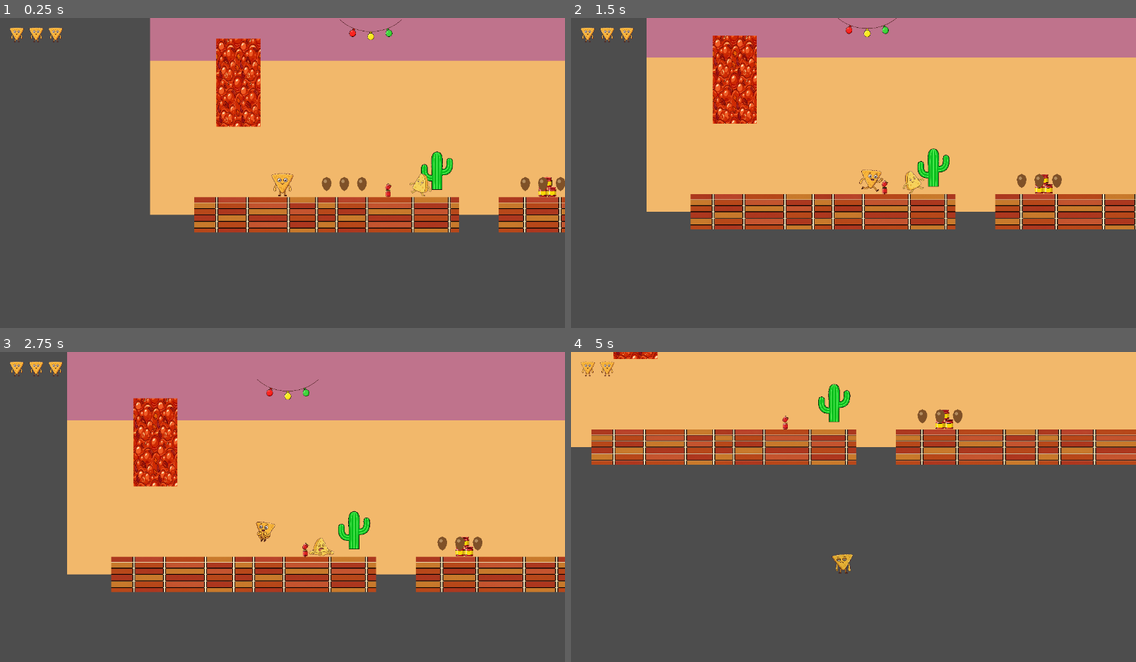
Above: before the commit, frames 1-4 (two rows, left to right).
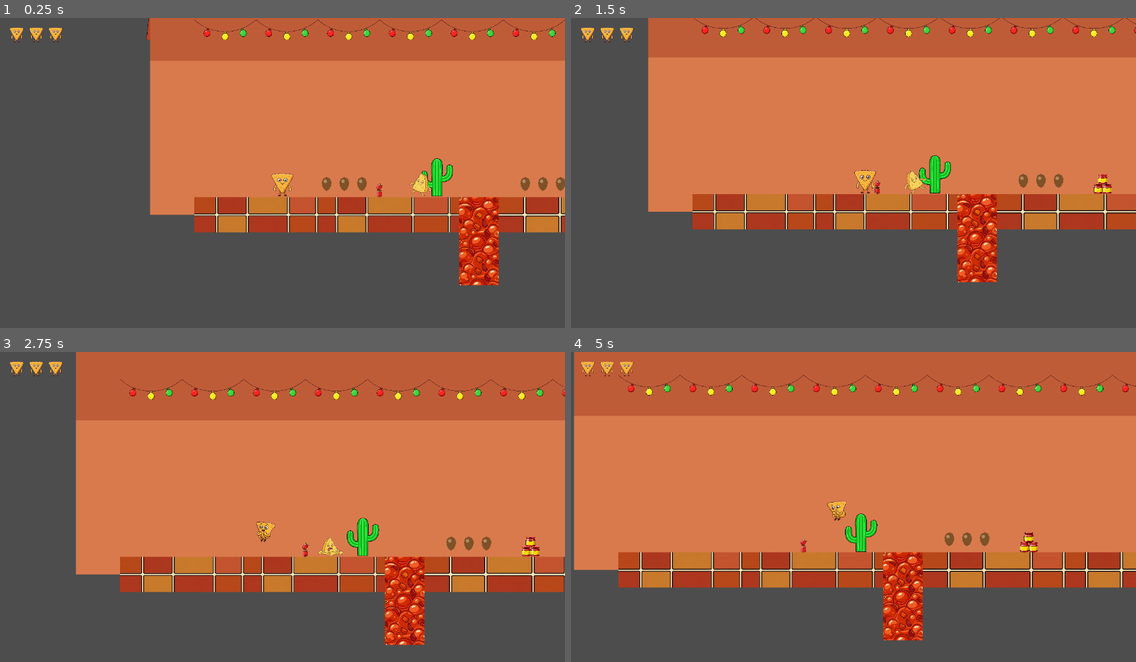
Above: after the commit, the same moments.

Repository: polkfarody/cornchipday
Game: Godot game, scene res://scenes/Level1.tscn
Two runs of this game, one before a commit and one after it. Both use one fixed random seed, a clock stepped at 60 frames per second and the inputs below.
Inputs:
- Up to frame 1 (0.25 s): no input
- Up to frame 2 (1.5 s): tap Enter (ui_accept) at 0.5, 0.77 s; hold Right (ui_right) from 0.53 s (still down)
- Up to frame 3 (2.75 s): tap Enter (ui_accept) at 1.52 s; release Right (ui_right) at 2.03 s; hold Left (ui_left) from 2.03 s (still down)
- Up to frame 4 (5 s): release Left (ui_left) at 2.78 s; hold Right (ui_right) 2.78-4.28 s; tap Enter (ui_accept) at 3.02, 3.77, 4.52 s; hold Left (ui_left) from 4.28 s (still down)

The runs differ from the first frame. In frame 1, 48% of the frame differs, in the area x 25-100%, y 0-87%; in frame 2, 56%; in frame 3, 66%; in frame 4, 76%, in the area x 0-100%, y 0-94%.

Commit message:
Fix env-art wiring bugs and add collision/edge-aware enemy patrol
- Hazard fill: removed redundant position= that was silently overriding the
  offset_* placement, leaving it near world origin instead of in the gap
- Ground/hazard TextureRects: stretch_mode=6 (keep-aspect-covered) instead of
  the default non-uniform stretch that was warping the tile pattern
- Window parallax: dropped layer=-1 (a separate compositing layer drawn
  behind literally everything, not just gameplay); bumped window scale
- Recolored the flat sky bands to match the window art's own adobe/kitchen
  wall tones -- the window's background art already implies an interior
  wall, so a disconnected blue "sky" band in front of it made no sense
- Cactus/chip scenery: corrected Sprite2D's center-anchor so they actually
  touch the ground line instead of floating
- String lights: replaced 4 sparse clusters with a continuous edge-to-edge
  strand (29 sprites) spanning the level
- Repositioned 2 jump obstacles per level that overlapped existing bean
  tokens or sat inside an enemy's default patrol range
- boss.gd: enemies now turn around on hitting a solid obstacle
  (get_slide_collision_count()) and before walking off a platform edge (a
  short raycast checks for floor ahead), instead of only ever turning at a
  fixed distance from spawn -- shared by all 5 enemy/boss scenes, no scene
  changes needed

Diff:
--- a/scenes/Level1.tscn
+++ b/scenes/Level1.tscn
@@ -57,85 +57,209 @@
 offset_top = -600.0
 offset_right = 3900.0
 offset_bottom = -250.0
-color = Color(0.22, 0.22, 0.5, 1)
+color = Color(0.62, 0.28, 0.18, 1)
 
 [node name="SkyMid" type="ColorRect" parent="."]
 offset_left = -200.0
 offset_top = -250.0
 offset_right = 3900.0
 offset_bottom = 50.0
-color = Color(0.75, 0.45, 0.55, 1)
+color = Color(0.75, 0.36, 0.22, 1)
 
 [node name="SkyHorizon" type="ColorRect" parent="."]
 offset_left = -200.0
 offset_top = 50.0
 offset_right = 3900.0
 offset_bottom = 400.0
-color = Color(0.95, 0.72, 0.42, 1)
+color = Color(0.85, 0.48, 0.3, 1)
 
 [node name="WindowParallax" type="ParallaxBackground" parent="."]
-layer = -1
 
 [node name="WindowLayer" type="ParallaxLayer" parent="WindowParallax"]
 motion_scale = Vector2(0.4, 0.4)
 
 [node name="Window1" type="Sprite2D" parent="WindowParallax/WindowLayer"]
 position = Vector2(300, -80)
-scale = Vector2(0.2344, 0.2344)
+scale = Vector2(0.2865, 0.2865)
 texture = ExtResource("19_window_view")
 
 [node name="Window2" type="Sprite2D" parent="WindowParallax/WindowLayer"]
 position = Vector2(1300, -80)
-scale = Vector2(0.2344, 0.2344)
+scale = Vector2(0.2865, 0.2865)
 texture = ExtResource("19_window_view")
 
 [node name="Window3" type="Sprite2D" parent="WindowParallax/WindowLayer"]
 position = Vector2(2300, -80)
-scale = Vector2(0.2344, 0.2344)
+scale = Vector2(0.2865, 0.2865)
 texture = ExtResource("19_window_view")
 
 [node name="Window4" type="Sprite2D" parent="WindowParallax/WindowLayer"]
 position = Vector2(3300, -80)
-scale = Vector2(0.2344, 0.2344)
+scale = Vector2(0.2865, 0.2865)
 texture = ExtResource("19_window_view")
 
 [node name="Cactus1" type="Sprite2D" parent="."]
-position = Vector2(450, 300)
+position = Vector2(450, 315.1)
 scale = Vector2(0.15, 0.15)
 texture = ExtResource("17_cactus")
 
 [node name="Cactus2" type="Sprite2D" parent="."]
-position = Vector2(1200, 300)
+position = Vector2(1200, 315.1)
 scale = Vector2(0.15, 0.15)
 texture = ExtResource("17_cactus")
 
 [node name="Cactus3" type="Sprite2D" parent="."]
-position = Vector2(2400, 300)
+position = Vector2(2400, 315.1)
 scale = Vector2(0.15, 0.15)
 texture = ExtResource("17_cactus")
 
 [node name="Cactus4" type="Sprite2D" parent="."]
-position = Vector2(3150, 300)
+position = Vector2(3150, 315.1)
 scale = Vector2(0.15, 0.15)
 texture = ExtResource("17_cactus")
 
-[node name="LightCluster1" type="Sprite2D" parent="."]
-position = Vector2(300, -20)
-scale = Vector2(0.0994, 0.0994)
-texture = ExtResource("18_string_lights")
-
-[node name="LightCluster2" type="Sprite2D" parent="."]
-position = Vector2(1000, -20)
-scale = Vector2(0.0994, 0.0994)
-texture = ExtResource("18_string_lights")
-
-[node name="LightCluster3" type="Sprite2D" parent="."]
-position = Vector2(1700, -20)
-scale = Vector2(0.0994, 0.0994)
-texture = ExtResource("18_string_lights")
-
-[node name="LightCluster4" type="Sprite2D" parent="."]
-position = Vector2(2400, -20)
+[node name="Light1" type="Sprite2D" parent="."]
+position = Vector2(-30.0, -20)
+scale = Vector2(0.0994, 0.0994)
+texture = ExtResource("18_string_lights")
+
+[node name="Light2" type="Sprite2D" parent="."]
+position = Vector2(110.0, -20)
+scale = Vector2(0.0994, 0.0994)
+texture = ExtResource("18_string_lights")
+
+[node name="Light3" type="Sprite2D" parent="."]
+position = Vector2(250.0, -20)
+scale = Vector2(0.0994, 0.0994)
+texture = ExtResource("18_string_lights")
+
+[node name="Light4" type="Sprite2D" parent="."]
+position = Vector2(390.0, -20)
+scale = Vector2(0.0994, 0.0994)
+texture = ExtResource("18_string_lights")
+
+[node name="Light5" type="Sprite2D" parent="."]
+position = Vector2(530.0, -20)
+scale = Vector2(0.0994, 0.0994)
+texture = ExtResource("18_string_lights")
+
+[node name="Light6" type="Sprite2D" parent="."]
+position = Vector2(670.0, -20)
+scale = Vector2(0.0994, 0.0994)
+texture = ExtResource("18_string_lights")
+
+[node name="Light7" type="Sprite2D" parent="."]
+position = Vector2(810.0, -20)
+scale = Vector2(0.0994, 0.0994)
+texture = ExtResource("18_string_lights")
+
+[node name="Light8" type="Sprite2D" parent="."]
+position = Vector2(950.0, -20)
+scale = Vector2(0.0994, 0.0994)
+texture = ExtResource("18_string_lights")
+
+[node name="Light9" type="Sprite2D" parent="."]
+position = Vector2(1090.0, -20)
+scale = Vector2(0.0994, 0.0994)
+texture = ExtResource("18_string_lights")
+
+[node name="Light10" type="Sprite2D" parent="."]
+position = Vector2(1230.0, -20)
+scale = Vector2(0.0994, 0.0994)
+texture = ExtResource("18_string_lights")
+
+[node name="Light11" type="Sprite2D" parent="."]
+position = Vector2(1370.0, -20)
+scale = Vector2(0.0994, 0.0994)
+texture = ExtResource("18_string_lights")
+
+[node name="Light12" type="Sprite2D" parent="."]
+position = Vector2(1510.0, -20)
+scale = Vector2(0.0994, 0.0994)
+texture = ExtResource("18_string_lights")
+
+[node name="Light13" type="Sprite2D" parent="."]
+position = Vector2(1650.0, -20)
+scale = Vector2(0.0994, 0.0994)
+texture = ExtResource("18_string_lights")
+
+[node name="Light14" type="Sprite2D" parent="."]
+position = Vector2(1790.0, -20)
+scale = Vector2(0.0994, 0.0994)
+texture = ExtResource("18_string_lights")
+
+[node name="Light15" type="Sprite2D" parent="."]
+position = Vector2(1930.0, -20)
+scale = Vector2(0.0994, 0.0994)
+texture = ExtResource("18_string_lights")
+
+[node name="Light16" type="Sprite2D" parent="."]
+position = Vector2(2070.0, -20)
+scale = Vector2(0.0994, 0.0994)
+texture = ExtResource("18_string_lights")
+
+[node name="Light17" type="Sprite2D" parent="."]
+position = Vector2(2210.0, -20)
+scale = Vector2(0.0994, 0.0994)
+texture = ExtResource("18_string_lights")
+
+[node name="Light18" type="Sprite2D" parent="."]
+position = Vector2(2350.0, -20)
+scale = Vector2(0.0994, 0.0994)
+texture = ExtResource("18_string_lights")
+
+[node name="Light19" type="Sprite2D" parent="."]
+position = Vector2(2490.0, -20)
+scale = Vector2(0.0994, 0.0994)
+texture = ExtResource("18_string_lights")
+
+[node name="Light20" type="Sprite2D" parent="."]
+position = Vector2(2630.0, -20)
+scale = Vector2(0.0994, 0.0994)
+texture = ExtResource("18_string_lights")
+
+[node name="Light21" type="Sprite2D" parent="."]
+position = Vector2(2770.0, -20)
+scale = Vector2(0.0994, 0.0994)
+texture = ExtResource("18_string_lights")
+
+[node name="Light22" type="Sprite2D" parent="."]
+position = Vector2(2910.0, -20)
+scale = Vector2(0.0994, 0.0994)
+texture = ExtResource("18_string_lights")
+
+[node name="Light23" type="Sprite2D" parent="."]
+position = Vector2(3050.0, -20)
+scale = Vector2(0.0994, 0.0994)
+texture = ExtResource("18_string_lights")
+
+[node name="Light24" type="Sprite2D" parent="."]
+position = Vector2(3190.0, -20)
+scale = Vector2(0.0994, 0.0994)
+texture = ExtResource("18_string_lights")
+
+[node name="Light25" type="Sprite2D" parent="."]
+position = Vector2(3330.0, -20)
+scale = Vector2(0.0994, 0.0994)
+texture = ExtResource("18_string_lights")
+
+[node name="Light26" type="Sprite2D" parent="."]
+position = Vector2(3470.0, -20)
+scale = Vector2(0.0994, 0.0994)
+texture = ExtResource("18_string_lights")
+
+[node name="Light27" type="Sprite2D" parent="."]
+position = Vector2(3610.0, -20)
+scale = Vector2(0.0994, 0.0994)
+texture = ExtResource("18_string_lights")
+
+[node name="Light28" type="Sprite2D" parent="."]
+position = Vector2(3750.0, -20)
+scale = Vector2(0.0994, 0.0994)
+texture = ExtResource("18_string_lights")
+
+[node name="Light29" type="Sprite2D" parent="."]
+position = Vector2(3890.0, -20)
 scale = Vector2(0.0994, 0.0994)
 texture = ExtResource("18_string_lights")
 
@@ -152,6 +276,7 @@
 offset_bottom = 40.0
 texture = ExtResource("15_ground_tile")
 expand_mode = 1
+stretch_mode = 6
 
 [node name="GroundB" type="StaticBody2D" parent="."]
 position = Vector2(935, 400)
@@ -166,6 +291,7 @@
 offset_bottom = 40.0
 texture = ExtResource("15_ground_tile")
 expand_mode = 1
+stretch_mode = 6
 
 [node name="GroundC" type="StaticBody2D" parent="."]
 position = Vector2(1725, 400)
@@ -180,6 +306,7 @@
 offset_bottom = 40.0
 texture = ExtResource("15_ground_tile")
 expand_mode = 1
+stretch_mode = 6
 
 [node name="GroundD" type="StaticBody2D" parent="."]
 position = Vector2(2535, 400)
@@ -194,6 +321,7 @@
 offset_bottom = 40.0
 texture = ExtResource("15_ground_tile")
 expand_mode = 1
+stretch_mode = 6
 
 [node name="GroundArena" type="StaticBody2D" parent="."]
 position = Vector2(3400, 400)
@@ -236,43 +364,43 @@
 polygon = PackedVector2Array(-12, 0, 12, 0, 0, 24)
 
 [node name="HazardFill1" type="TextureRect" parent="."]
-position = Vector2(545, 360)
-offset_left = -45.0
-offset_top = 0.0
-offset_right = 45.0
-offset_bottom = 200.0
+offset_left = 500.0
+offset_top = 360.0
+offset_right = 590.0
+offset_bottom = 560.0
 texture = ExtResource("16_hazard_fill")
 expand_mode = 1
+stretch_mode = 6
 
 [node name="HazardFill2" type="TextureRect" parent="."]
-position = Vector2(1325, 360)
-offset_left = -45.0
-offset_top = 0.0
-offset_right = 45.0
-offset_bottom = 200.0
+offset_left = 1280.0
+offset_top = 360.0
+offset_right = 1370.0
+offset_bottom = 560.0
 texture = ExtResource("16_hazard_fill")
 expand_mode = 1
+stretch_mode = 6
 
 [node name="HazardFill3" type="TextureRect" parent="."]
-position = Vector2(2125, 360)
-offset_left = -45.0
-offset_top = 0.0
-offset_right = 45.0
-offset_bottom = 200.0
+offset_left = 2080.0
+offset_top = 360.0
+offset_right = 2170.0
+offset_bottom = 560.0
 texture = ExtResource("16_hazard_fill")
 expand_mode = 1
+stretch_mode = 6
 
 [node name="HazardFill4" type="TextureRect" parent="."]
-position = Vector2(2950, 360)
-offset_left = -50.0
-offset_top = 0.0
-offset_right = 50.0
-offset_bottom = 200.0
+offset_left = 2900.0
+offset_top = 360.0
+offset_right = 3000.0
+offset_bottom = 560.0
 texture = ExtResource("16_hazard_fill")
 expand_mode = 1
+stretch_mode = 6
 
 [node name="JumpObstacleSmall1" type="StaticBody2D" parent="."]
-position = Vector2(340, 344)
+position = Vector2(320, 344)
 
 [node name="CollisionShape2D" type="CollisionShape2D" parent="JumpObstacleSmall1"]
 shape = SubResource("RectangleShape2D_obstacle_small")
@@ -282,7 +410,7 @@
 texture = ExtResource("12_obstacle_small")
 
 [node name="JumpObstacleMedium1" type="StaticBody2D" parent="."]
-position = Vector2(700, 337)
+position = Vector2(830, 337)
 
 [node name="CollisionShape2D" type="CollisionShape2D" parent="JumpObstacleMedium1"]
 shape = SubResource("RectangleShape2D_obstacle_medium")
--- a/scenes/Level2.tscn
+++ b/scenes/Level2.tscn
@@ -45,60 +45,59 @@
 offset_top = -600.0
 offset_right = 2300.0
 offset_bottom = -250.0
-color = Color(0.45, 0.3, 0.1, 1)
+color = Color(0.55, 0.38, 0.12, 1)
 
 [node name="SkyMid" type="ColorRect" parent="."]
 offset_left = -200.0
 offset_top = -250.0
 offset_right = 2300.0
 offset_bottom = 50.0
-color = Color(0.85, 0.65, 0.2, 1)
+color = Color(0.82, 0.62, 0.22, 1)
 
 [node name="SkyHorizon" type="ColorRect" parent="."]
 offset_left = -200.0
 offset_top = 50.0
 offset_right = 2300.0
 offset_bottom = 400.0
-color = Color(0.95, 0.88, 0.55, 1)
+color = Color(0.92, 0.8, 0.4, 1)
 
 [node name="WindowParallax" type="ParallaxBackground" parent="."]
-layer = -1
 
 [node name="WindowLayer" type="ParallaxLayer" parent="WindowParallax"]
 motion_scale = Vector2(0.4, 0.4)
 
 [node name="Window1" type="Sprite2D" parent="WindowParallax/WindowLayer"]
 position = Vector2(300, -80)
-scale = Vector2(0.1788, 0.1788)
+scale = Vector2(0.2185, 0.2185)
 texture = ExtResource("16_window_view")
 
 [node name="Window2" type="Sprite2D" parent="WindowParallax/WindowLayer"]
 position = Vector2(1300, -80)
-scale = Vector2(0.1788, 0.1788)
+scale = Vector2(0.2185, 0.2185)
 texture = ExtResource("16_window_view")
 
 [node name="Window3" type="Sprite2D" parent="WindowParallax/WindowLayer"]
 position = Vector2(2100, -80)
-scale = Vector2(0.1788, 0.1788)
+scale = Vector2(0.2185, 0.2185)
 texture = ExtResource("16_window_view")
 
 [node name="Chip1" type="Sprite2D" parent="."]
-position = Vector2(350, 300)
+position = Vector2(350, 325)
 scale = Vector2(0.0884, 0.0884)
 texture = ExtResource("14_chip")
 
 [node name="Chip2" type="Sprite2D" parent="."]
-position = Vector2(1000, 300)
+position = Vector2(1000, 325)
 scale = Vector2(0.0884, 0.0884)
 texture = ExtResource("14_chip")
 
 [node name="Chip3" type="Sprite2D" parent="."]
-position = Vector2(1600, 300)
+position = Vector2(1600, 325)
 scale = Vector2(0.0884, 0.0884)
 texture = ExtResource("14_chip")
 
 [node name="Chip4" type="Sprite2D" parent="."]
-position = Vector2(2000, 300)
+position = Vector2(2000, 325)
 scale = Vector2(0.0884, 0.0884)
 texture = ExtResource("14_chip")
 
@@ -130,6 +129,7 @@
 offset_bottom = 40.0
 texture = ExtResource("12_ground_tile")
 expand_mode = 1
+stretch_mode = 6
 
 [node name="GroundB" type="StaticBody2D" parent="."]
 position = Vector2(945, 400)
@@ -144,6 +144,7 @@
 offset_bottom = 40.0
 texture = ExtResource("12_ground_tile")
 expand_mode = 1
+stretch_mode = 6
 
 [node name="GroundC" type="StaticBody2D" parent="."]
 position = Vector2(1795, 400)
@@ -159,25 +160,25 @@
 color = Color(0.6, 0.4, 0.08, 1)
 
 [node name="HazardFill1" type="TextureRect" parent="."]
-position = Vector2(545, 360)
-offset_left = -45.0
-offset_top = 0.0
-offset_right = 45.0
-offset_bottom = 200.0
+offset_left = 500.0
+offset_top = 360.0
+offset_right = 590.0
+offset_bottom = 560.0
 texture = ExtResource("13_hazard_fill")
 expand_mode = 1
+stretch_mode = 6
 
 [node name="HazardFill2" type="TextureRect" parent="."]
-position = Vector2(1345, 360)
-offset_left = -45.0
-offset_top = 0.0
-offset_right = 45.0
-offset_bottom = 200.0
+offset_left = 1300.0
+offset_top = 360.0
+offset_right = 1390.0
+offset_bottom = 560.0
 texture = ExtResource("13_hazard_fill")
 expand_mode = 1
+stretch_mode = 6
 
 [node name="JumpObstacleSmall1" type="StaticBody2D" parent="."]
-position = Vector2(340, 344)
+position = Vector2(320, 344)
 
 [node name="CollisionShape2D" type="CollisionShape2D" parent="JumpObstacleSmall1"]
 shape = SubResource("RectangleShape2D_obstacle_small")
@@ -187,7 +188,7 @@
 texture = ExtResource("9_obstacle_small")
 
 [node name="JumpObstacleMedium1" type="StaticBody2D" parent="."]
-position = Vector2(700, 337)
+position = Vector2(800, 337)
 
 [node name="CollisionShape2D" type="CollisionShape2D" parent="JumpObstacleMedium1"]
 shape = SubResource("RectangleShape2D_obstacle_medium")
--- a/scripts/boss.gd
+++ b/scripts/boss.gd
@@ -21,6 +21,7 @@
 @onready var sprite: AnimatedSprite2D = $Sprite
 @onready var hurt_area: Area2D = $HurtArea
 @onready var fire_timer: Timer = $FireTimer
+@onready var body_collision: CollisionShape2D = $CollisionShape2D
 
 var health: int
 var start_x: float
@@ -52,12 +53,37 @@
 		patrol_direction = -1.0
 	elif offset < -patrol_half_width:
 		patrol_direction = 1.0
+	elif not _is_floor_ahead(patrol_direction):
+		# Turn around before walking off a platform edge, rather than only
+		# ever turning at a fixed distance from spawn (which breaks the
+		# moment an obstacle or a shorter platform sits inside that range).
+		patrol_direction = -patrol_direction
 	velocity.x = patrol_direction * move_speed
 	velocity.y = 0.0
 	move_and_slide()
+	# Also turn around immediately on hitting something solid (e.g. a jump
+	# obstacle) instead of silently stalling against it until the
+	# distance-based check above eventually (never) flips direction.
+	if get_slide_collision_count() > 0:
+		patrol_direction = -patrol_direction
 	sprite.flip_h = patrol_direction < 0.0
 	if sprite.animation != "move":
 		sprite.play("move")
+
+func _is_floor_ahead(direction: float) -> bool:
+	var shape: RectangleShape2D = body_collision.shape
+	var half_width: float = shape.size.x / 2.0
+	var feet_y: float = global_position.y + body_collision.position.y + shape.size.y / 2.0
+	var probe_x: float = global_position.x + direction * (half_width + 4.0)
+	var space_state := get_world_2d().direct_space_state
+	var query := PhysicsRayQueryParameters2D.create(
+		Vector2(probe_x, feet_y - 4.0),
+		Vector2(probe_x, feet_y + 16.0)
+	)
+	query.exclude = [get_rid()]
+	query.collide_with_areas = false
+	var result := space_state.intersect_ray(query)
+	return not result.is_empty()
 
 func _fire_projectile() -> void:
 	if is_defeated or action_lock > 0.0 or projectile_scene == null:
